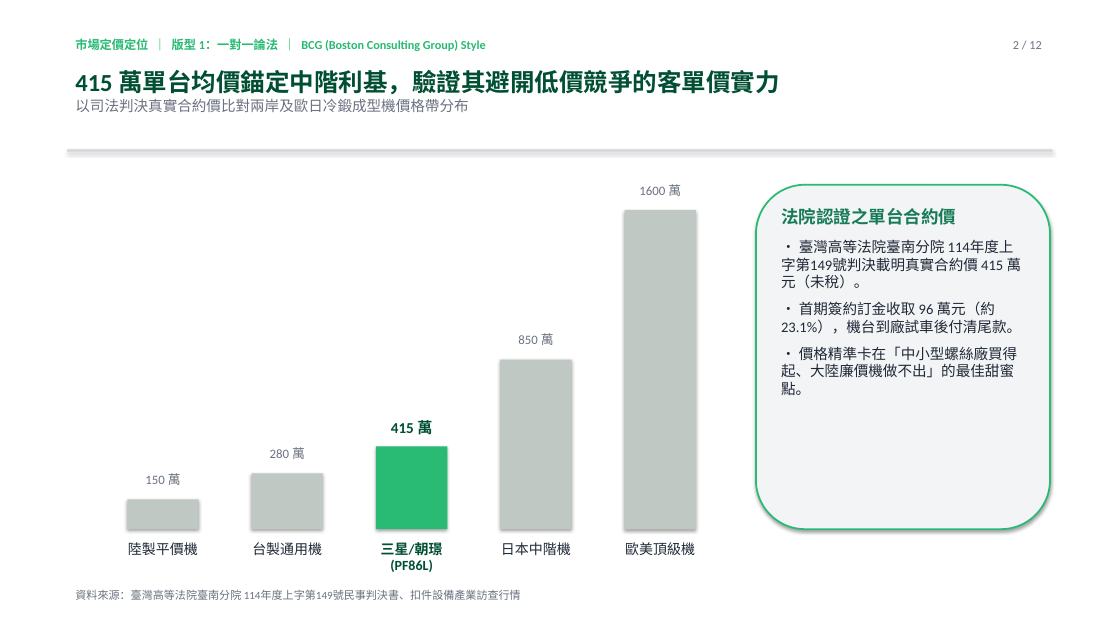
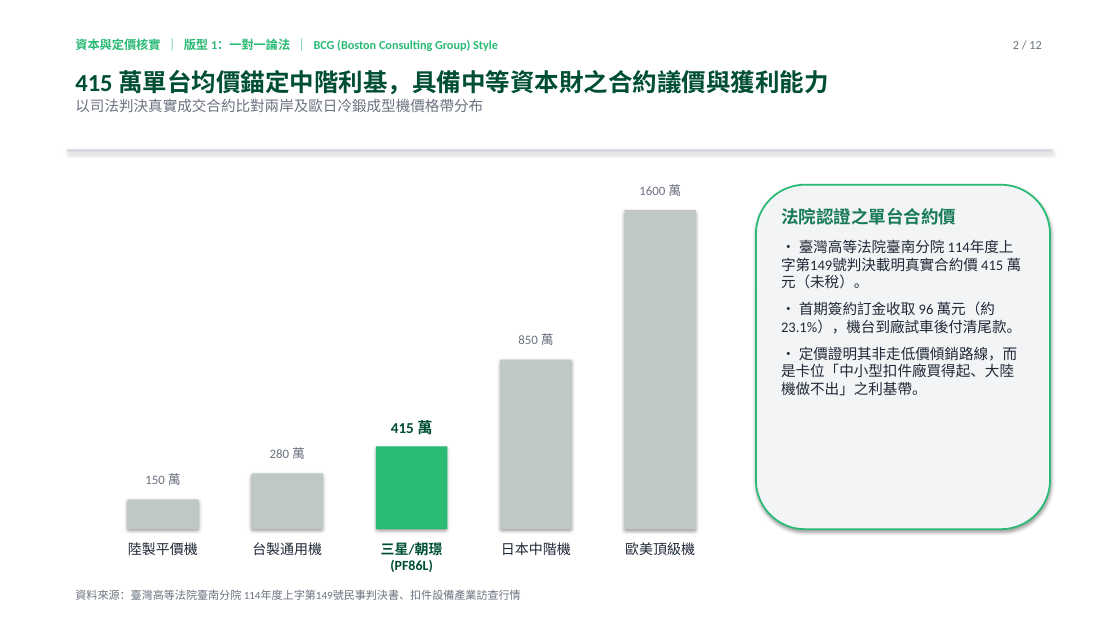
Before and after one commit to davidyeh51/bd-intel-portal, a slide deck: slide 2 of sansing_consulting_deck.pptx. Drawn at 1120x630 pixels with LibreOffice and Linux fonts; fonts in the diff are those of the drawing. Boxes give left, top, right and bottom in pixels: in the first picture for what was removed or moved away, otherwise in the second. Text is boxed around its words. In the diff, an @@ line names an element or a change of style, - is before the commit and + after.

```diff
--- a/sansing_consulting_deck.pptx
+++ b/sansing_consulting_deck.pptx
@@ text at (75,37,498,54): text changed @@
-市場定價定位 ｜ 版型 1：一對一論法 ｜ BCG (Boston Consulting Group) Style
+資本與定價核實 ｜ 版型 1：一對一論法 ｜ BCG (Boston Consulting Group) Style
@@ text at (75,70,829,112): text changed @@
-415 萬單台均價錨定中階利基，驗證其避開低價競爭的客單價實力
-以司法判決真實合約價比對兩岸及歐日冷鍛成型機價格帶分布
+415 萬單台均價錨定中階利基，具備中等資本財之合約議價與獲利能力
+以司法判決真實成交合約比對兩岸及歐日冷鍛成型機價格帶分布
@@ text at (781,346,1017,396): text changed @@
-• 價格精準卡在「中小型螺絲廠買得起、大陸廉價機做不出」的最佳甜蜜點。
+• 定價證明其非走低價傾銷路線，而是卡位「中小型扣件廠買得起、大陸機做不出」之利基帶。
```
Also in this commit, not shown: 10 other slides changed, 1 slide added, 1 slide removed, 3 other files.
